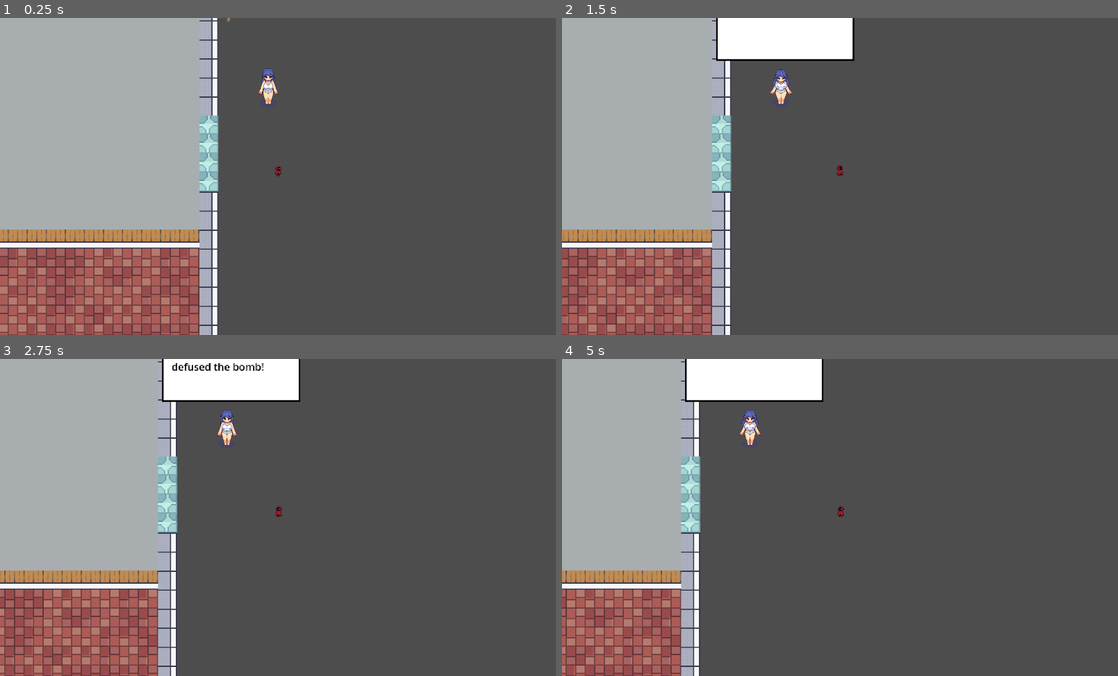
Above: before the commit, frames 1-4 (two rows, left to right).
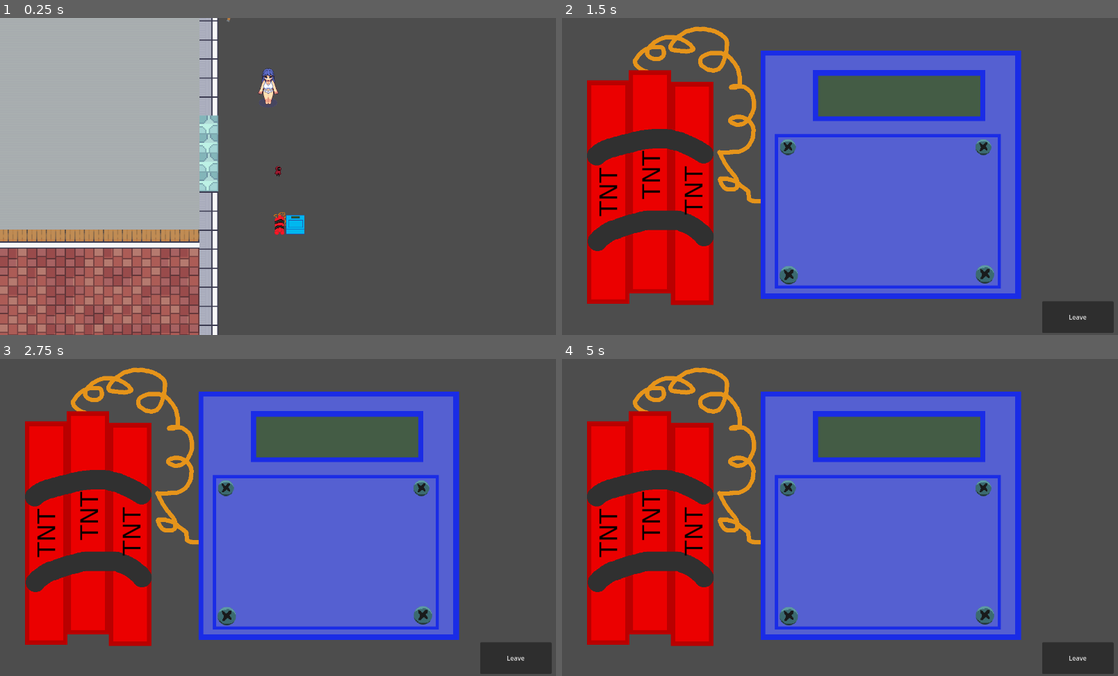
Above: after the commit, the same moments.

Repository: BrainFartScientist/bomb-game
Game: Godot game, scene res://scenes/level.tscn
Same seed, same stepped clock (60 frames per second), same inputs: the game is played once before the commit and once after it. This scene is started directly instead of the project's main scene.
Inputs (mouse positions are in pixels of both pictures, inside the frame that each line leads up to):
- Up to frame 1 (0.25 s): no input
- Up to frame 2 (1.5 s): tap Enter (ui_accept) at 0.5 s; move the mouse to (962, 160) at 0.52 s; hold D (move_right) from 0.53 s (still down); tap F (chat) at 0.6, 1.35 s; click (962, 160) at 0.67 s; tap Space (jump) at 0.77 s; move the mouse to (728, 192) at 1.27 s
- Up to frame 3 (2.75 s): tap Space (jump) at 1.52 s; move the mouse to (333, 447) at 2.02 s; release D (move_right) at 2.03 s; hold A (move_left) from 2.03 s (still down); tap F (chat) at 2.1 s
- Up to frame 4 (5 s): move the mouse to (812, 580) at 2.77 s; release A (move_left) at 2.78 s; hold D (move_right) 2.78-4.28 s; tap F (chat) at 2.85, 3.6, 4.35 s; click (812, 580) at 2.92 s; tap Space (jump) at 3.02, 3.77, 4.52 s; move the mouse to (1006, 565) at 3.52 s; move the mouse to (673, 469) at 4.27 s; hold A (move_left) from 4.28 s (still down)

The runs differ from the first frame. In frame 1, 0.3% of the frame differs, in the area x 49-55%, y 61-69%; in frame 2, 67%; in frame 3, 68%, in the area x 0-100%, y 0-100%; in frame 4, 64%.

Commit message:
Added simple bomb to overworld

Diff:
--- /dev/null
+++ b/scenes/bombs/bomb_01_overworld.tscn
@@ -0,0 +1,30 @@
+[gd_scene load_steps=6 format=3 uid="uid://bokajgctmqvq3"]
+
+[ext_resource type="Shader" path="res://shaders/outline.gdshader" id="1_2lltn"]
+[ext_resource type="Script" path="res://scripts/bombs/Bomb_01/bomb_01_overworld.gd" id="1_kvbvc"]
+[ext_resource type="Texture2D" uid="uid://ccsifys5bmj64" path="res://assets/bombs/Bomb_01_overworld.png" id="2_5it43"]
+
+[sub_resource type="ShaderMaterial" id="ShaderMaterial_vv0dx"]
+shader = ExtResource("1_2lltn")
+shader_parameter/line_color = Color(1, 1, 1, 1)
+shader_parameter/line_thickness = 1.0
+shader_parameter/hasOutline = false
+
+[sub_resource type="CircleShape2D" id="CircleShape2D_vh8xv"]
+radius = 71.0282
+
+[node name="Bomb01Overworld" type="Node2D"]
+script = ExtResource("1_kvbvc")
+
+[node name="Bomb01Overworld" type="Sprite2D" parent="."]
+material = SubResource("ShaderMaterial_vv0dx")
+texture = ExtResource("2_5it43")
+
+[node name="interaction_area" type="Area2D" parent="."]
+
+[node name="CollisionShape2D" type="CollisionShape2D" parent="interaction_area"]
+position = Vector2(6, 0)
+shape = SubResource("CircleShape2D_vh8xv")
+
+[connection signal="body_entered" from="interaction_area" to="." method="_on_interaction_area_body_entered"]
+[connection signal="body_exited" from="interaction_area" to="." method="_on_interaction_area_body_exited"]
--- a/scenes/level.tscn
+++ b/scenes/level.tscn
@@ -1,10 +1,11 @@
-[gd_scene load_steps=9 format=4 uid="uid://c0dilndsxtb0b"]
+[gd_scene load_steps=10 format=4 uid="uid://c0dilndsxtb0b"]
 
 [ext_resource type="Texture2D" uid="uid://dn33au3kv2aw7" path="res://assets/graphics/tilemap/Interiors_free_48x48.png" id="1_ac0sr"]
 [ext_resource type="Texture2D" uid="uid://c1t43vysx4uwv" path="res://assets/graphics/tilemap/Room_Builder_free_48x48.png" id="2_6d3mg"]
 [ext_resource type="PackedScene" uid="uid://cknfqe3di5lqi" path="res://scenes/tools/hammer.tscn" id="3_7fmch"]
 [ext_resource type="PackedScene" uid="uid://y8atnhog85c4" path="res://scenes/npcs/npc_01.tscn" id="4_tk0dy"]
 [ext_resource type="PackedScene" uid="uid://b7rqkmih4nqjp" path="res://scenes/player.tscn" id="5_2rqd1"]
+[ext_resource type="PackedScene" uid="uid://bokajgctmqvq3" path="res://scenes/bombs/bomb_01_overworld.tscn" id="6_k1dbt"]
 
 [sub_resource type="TileSetAtlasSource" id="TileSetAtlasSource_gbuud"]
 texture = ExtResource("1_ac0sr")
@@ -547,16 +548,9 @@
 15:41/0 = 0
 0:42/0 = 0
 1:42/0 = 0
-2:42/0 = 0
-3:42/0 = 0
-4:42/0 = 0
-5:42/0 = 0
 0:43/0 = 0
 1:43/0 = 0
 2:43/0 = 0
-3:43/0 = 0
-4:43/0 = 0
-5:43/0 = 0
 2:44/0 = 0
 3:44/0 = 0
 4:44/0 = 0
@@ -1114,6 +1108,9 @@
 15:59/0 = 0
 11:60/size_in_atlas = Vector2i(1, 2)
 11:60/0 = 0
+2:42/0 = 0
+3:42/size_in_atlas = Vector2i(3, 2)
+3:42/0 = 0
 
 [sub_resource type="TileSetAtlasSource" id="TileSetAtlasSource_y5upk"]
 texture = ExtResource("2_6d3mg")
@@ -1476,3 +1473,6 @@
 position = Vector2(2808, 902)
 
 [node name="Camera2D" type="Camera2D" parent="Player"]
+
+[node name="Bomb01Overworld" parent="." instance=ExtResource("6_k1dbt")]
+position = Vector2(2832, 1022)
--- /dev/null
+++ b/scripts/bombs/Bomb_01/bomb_01_overworld.gd
@@ -0,0 +1,22 @@
+extends Node2D
+
+var player_in_range = false;
+var sprite
+
+func _ready() -> void:
+	sprite = get_node("Bomb01Overworld")
+
+func _on_interaction_area_body_entered(body: Node2D) -> void:
+	if body.name == "Player":
+		sprite.material.set("shader_param/hasOutline", true)
+		player_in_range = true
+
+
+func _on_interaction_area_body_exited(body: Node2D) -> void:
+	if body.name == "Player":
+		sprite.material.set("shader_param/hasOutline", false)
+		player_in_range = false
+
+func _process(delta):
+	if Input.is_action_just_pressed("chat"):
+		GameState.access_bomb("res://scenes/level.tscn", "res://scenes/bomb.tscn")
Binary file added: assets/bombs/Bomb_01_overworld.png
Not shown, added: assets/bombs/Bomb_01_overworld.png.import
